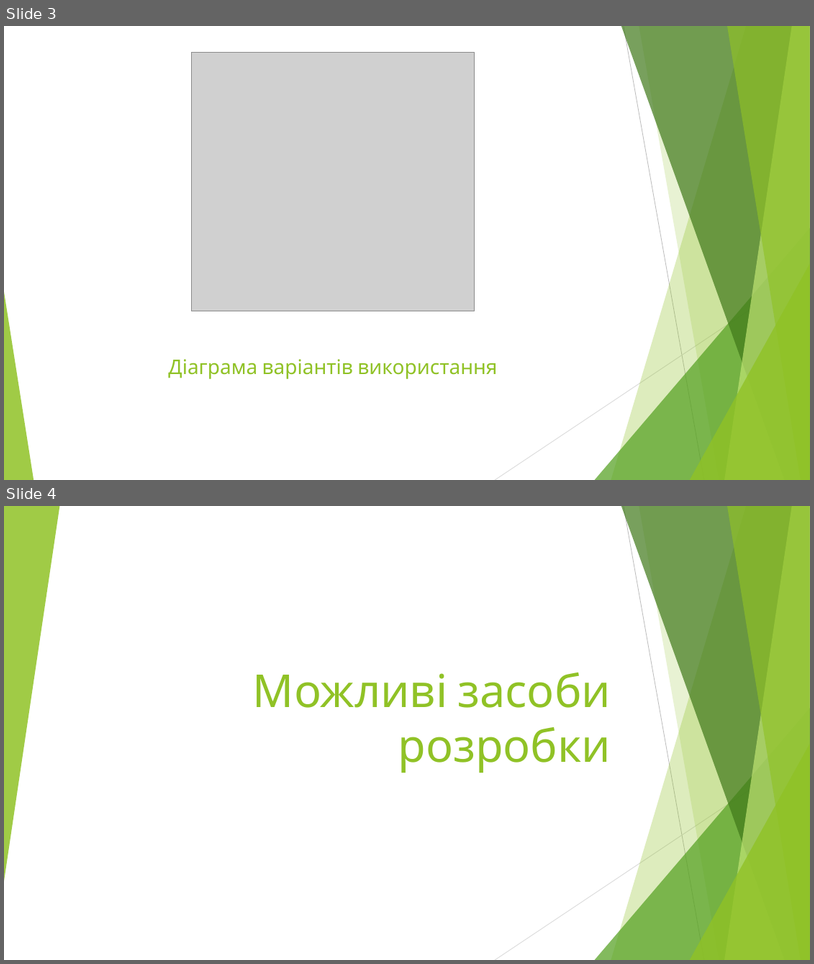
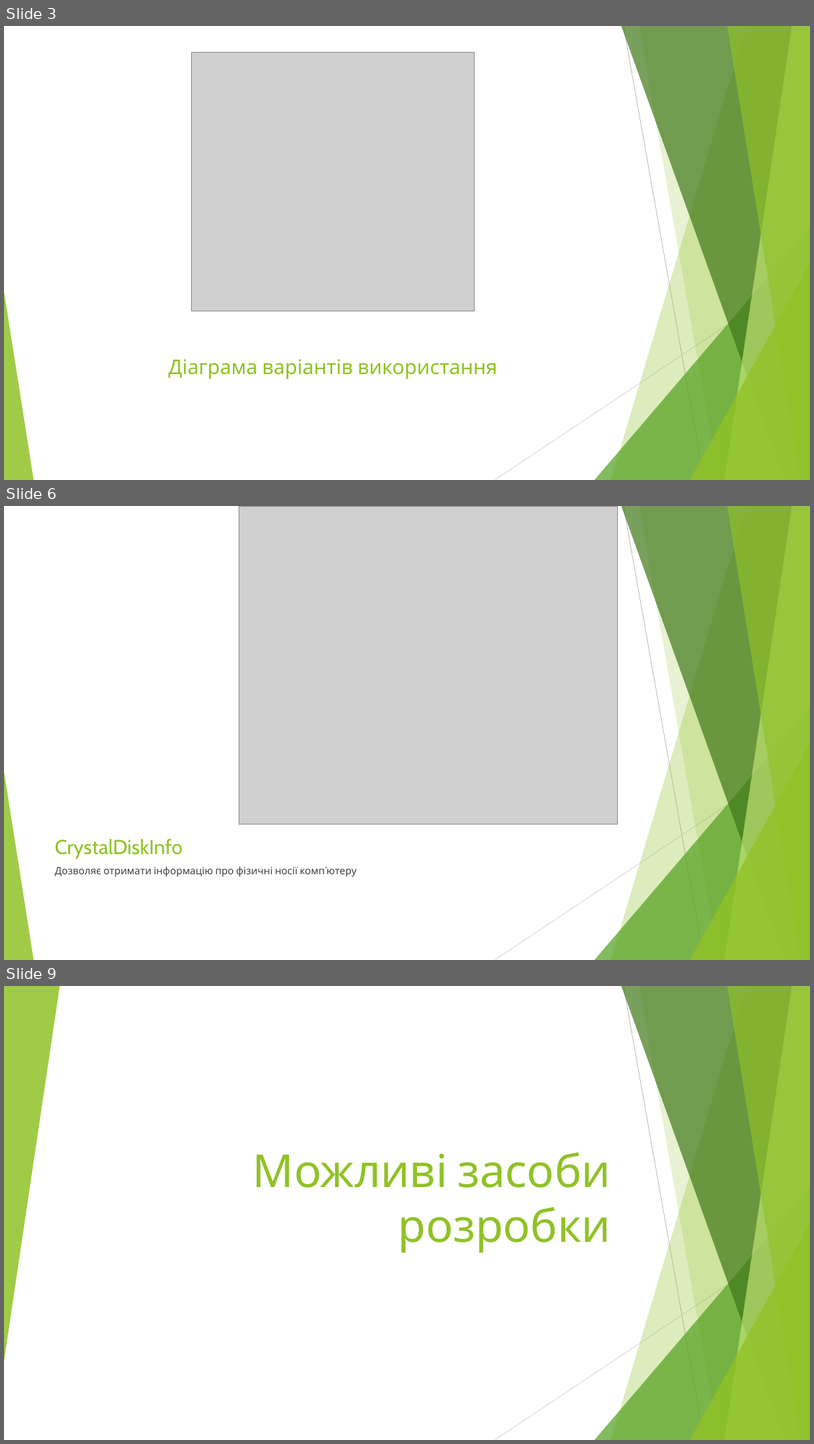
Before and after one commit to BohdanRozov/Boida27, a slide deck: Курсова робота на тему.pptx. Shown one above the other, each under a label of ours: slides 3 and 4 before the commit, slides 3, 6 and 9 after it; the slides between them are not shown. The pictures are 814x964 and 814x1444 pixels, drawn with LibreOffice and Linux fonts; fonts in the diff are those of the drawing; grey boxes stand for pictures. Boxes give left, top, right and bottom in pixels: in the first picture for what was removed or moved away, otherwise in the second. Text is boxed around its words. In the diff, an @@ line names an element or a change of style, - is before the commit and + after.

```diff
--- a/Курсова робота на тему.pptx
+++ b/Курсова робота на тему.pptx
@@ slide 6 added at [4,506,810,960], background #FFFFFF; not listed: 10 template elements that a slide beside it also shows @@
@@ picture added at [239,506,618,824] @@
@@ title added at [55,839,183,858], 24 pt, text #90C226 @@
+CrystalDiskInfo
@@ text added at [55,866,357,877], 12 pt, text #404040 @@
+Дозволяє отримати інформацію про фізичні носії комп’ютеру
@@ what was slide 4 is now slide 9 @@
```
Also in this commit, not shown: 1 slide changed, 11 other slides added, 4 other files.
